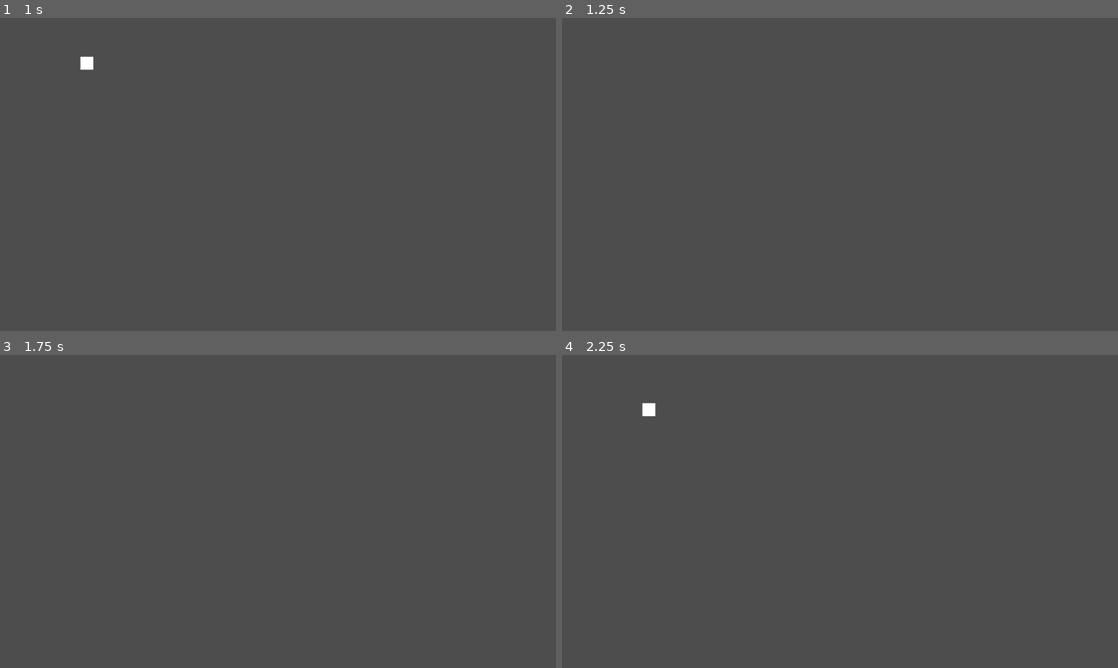
Above: before the commit, frames 1-4 (two rows, left to right).
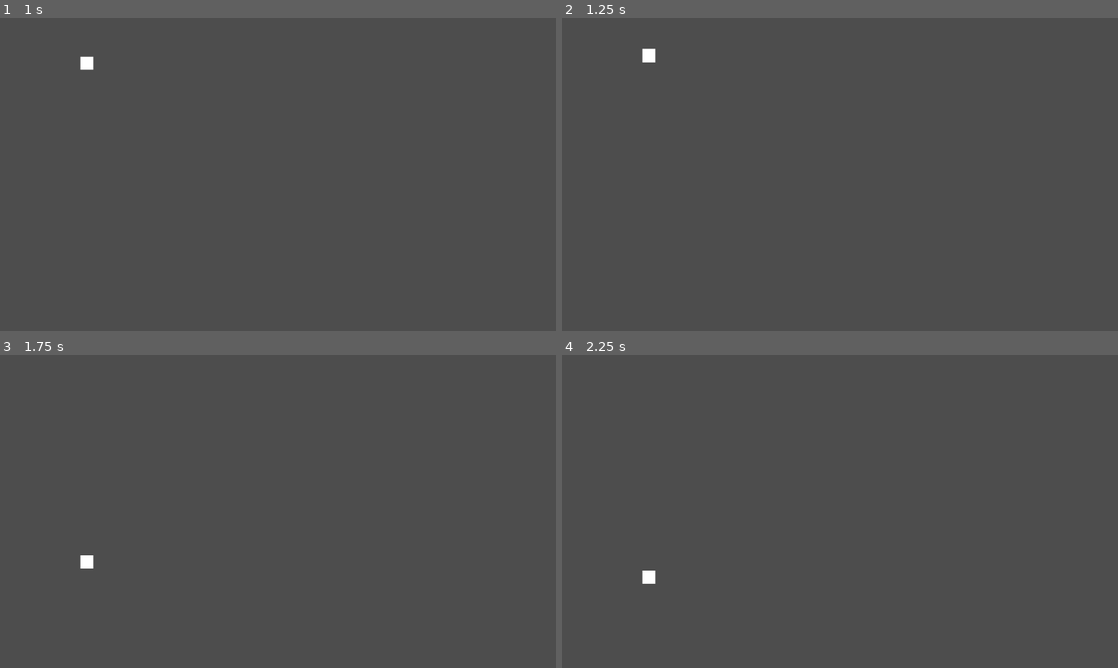
Above: after the commit, the same moments.

Repository: mauro-vb/mobile-game-project
Game: Godot game, scene res://scenes/main.tscn
Same seed, same stepped clock (60 frames per second), same inputs: the game is played once before the commit and once after it. Before the commit the project has no main scene; this scene is started directly in both runs.
Inputs:
- Up to frame 1 (1 s): tap Enter at 0.5 s; hold Up (up) from 0.53 s (still down)
- Up to frame 2 (1.25 s): keep holding Up (up)
- Up to frame 3 (1.75 s): release Up (up) at 1.28 s; hold Down (down) from 1.28 s (still down)
- Up to frame 4 (2.25 s): release Down (down) at 2.03 s; hold Up (up) from 2.03 s (still down)

Frame 1 is identical in both runs. In frame 2, 0.1% of the frame differs, in the area x 14-17%, y 9-15%; in frame 3, 0.1%; in frame 4, 0.2%, in the area x 14-17%, y 15-74%.

Commit message:
added bounce off wall, and base static wall obstacle

Diff:
--- a/project.godot
+++ b/project.godot
@@ -11,6 +11,7 @@
 [application]
 
 config/name="MOB_Game"
+run/main_scene="res://scenes/main.tscn"
 config/features=PackedStringArray("4.2", "Mobile")
 config/icon="res://icon.svg"
 
--- a/scenes/main.tscn
+++ b/scenes/main.tscn
@@ -1,7 +1,7 @@
 [gd_scene load_steps=4 format=3 uid="uid://d372d30v65ab3"]
 
 [ext_resource type="PackedScene" uid="uid://osjos5q8palv" path="res://scenes/player.tscn" id="1_g5a11"]
-[ext_resource type="PackedScene" uid="uid://vmwj68imf4du" path="res://scenes/test_obstacle.tscn" id="2_oh37n"]
+[ext_resource type="Script" path="res://scripts/obstacle_gen.gd" id="3_uqulu"]
 
 [sub_resource type="CircleShape2D" id="CircleShape2D_fdlym"]
 radius = 32.0
@@ -17,5 +17,5 @@
 [node name="CollisionShape2D" type="CollisionShape2D" parent="Area2D"]
 shape = SubResource("CircleShape2D_fdlym")
 
-[node name="Obstacle" parent="." instance=ExtResource("2_oh37n")]
-position = Vector2(1251, 415)
+[node name="ObstacleGen" type="Node2D" parent="."]
+script = ExtResource("3_uqulu")
--- /dev/null
+++ b/scenes/obstacles/static_wall.tscn
@@ -0,0 +1,20 @@
+[gd_scene load_steps=5 format=3 uid="uid://pfw2ne7mseup"]
+
+[ext_resource type="Script" path="res://scripts/components/hitbox_component.gd" id="2_4xudb"]
+[ext_resource type="Script" path="res://scripts/static_wall.gd" id="3_1gmwq"]
+[ext_resource type="Script" path="res://scripts/components/health_component.gd" id="3_garwq"]
+
+[sub_resource type="RectangleShape2D" id="RectangleShape2D_dxxsk"]
+
+[node name="StaticWall" type="Node2D"]
+script = ExtResource("3_1gmwq")
+
+[node name="HitBoxComponent" type="Area2D" parent="." node_paths=PackedStringArray("health_component")]
+script = ExtResource("2_4xudb")
+health_component = NodePath("../HealthComponent")
+
+[node name="CollisionShape2D" type="CollisionShape2D" parent="HitBoxComponent"]
+shape = SubResource("RectangleShape2D_dxxsk")
+
+[node name="HealthComponent" type="Node2D" parent="."]
+script = ExtResource("3_garwq")
--- /dev/null
+++ b/scripts/obstacle_gen.gd
@@ -0,0 +1,25 @@
+extends Node2D
+
+const SPAWN_LINE_X = GameParameters.WINDOW_WIDTH + 100
+var obstacle_dict := {"static_wall": preload("res://Scenes/obstacles/static_wall.tscn")
+}
+
+
+
+# Called when the node enters the scene tree for the first time.
+func _ready():
+	spawn_obstacle("static_wall")
+
+
+
+# Called every frame. 'delta' is the elapsed time since the previous frame.
+func _process(delta):
+	pass
+	#await get_tree().create_timer(5).timeout
+
+
+
+func spawn_obstacle(obstacle_name):
+	var obstacle = obstacle_dict[obstacle_name].instantiate()
+	obstacle.position = Vector2(SPAWN_LINE_X, 100)
+	add_child(obstacle)
--- a/scripts/player.gd
+++ b/scripts/player.gd
@@ -18,6 +18,9 @@
 	var up = wants_move_up()
 	var down = wants_move_down()
 
+	if position.y < 0 or position.y > GameParameters.WINDOW_HEIGHT:
+		velocity *= -1
+
 	if down and up:
 		decelerate.call()
 	elif down:
--- /dev/null
+++ b/scripts/static_wall.gd
@@ -0,0 +1,15 @@
+extends Obstacle
+
+
+# Called when the node enters the scene tree for the first time.
+func _ready():
+	var random_size = func(): return randi_range(50, 150)
+	$HitBoxComponent/CollisionShape2D.shape.size = Vector2(random_size.call(),random_size.call())
+
+
+# Called every frame. 'delta' is the elapsed time since the previous frame.
+func _process(delta):
+	super(delta)
+
+func _physics_process(delta):
+	super(delta)
